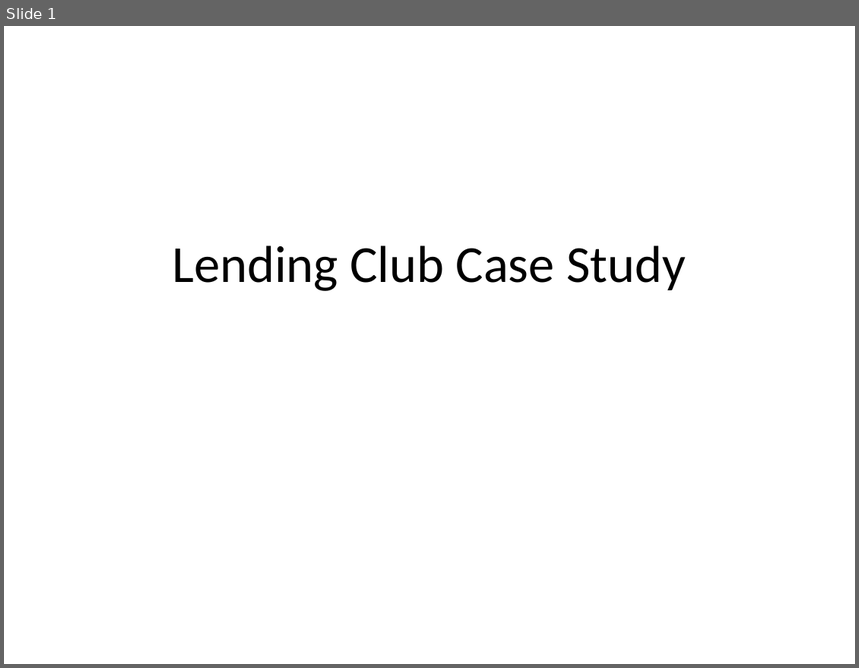
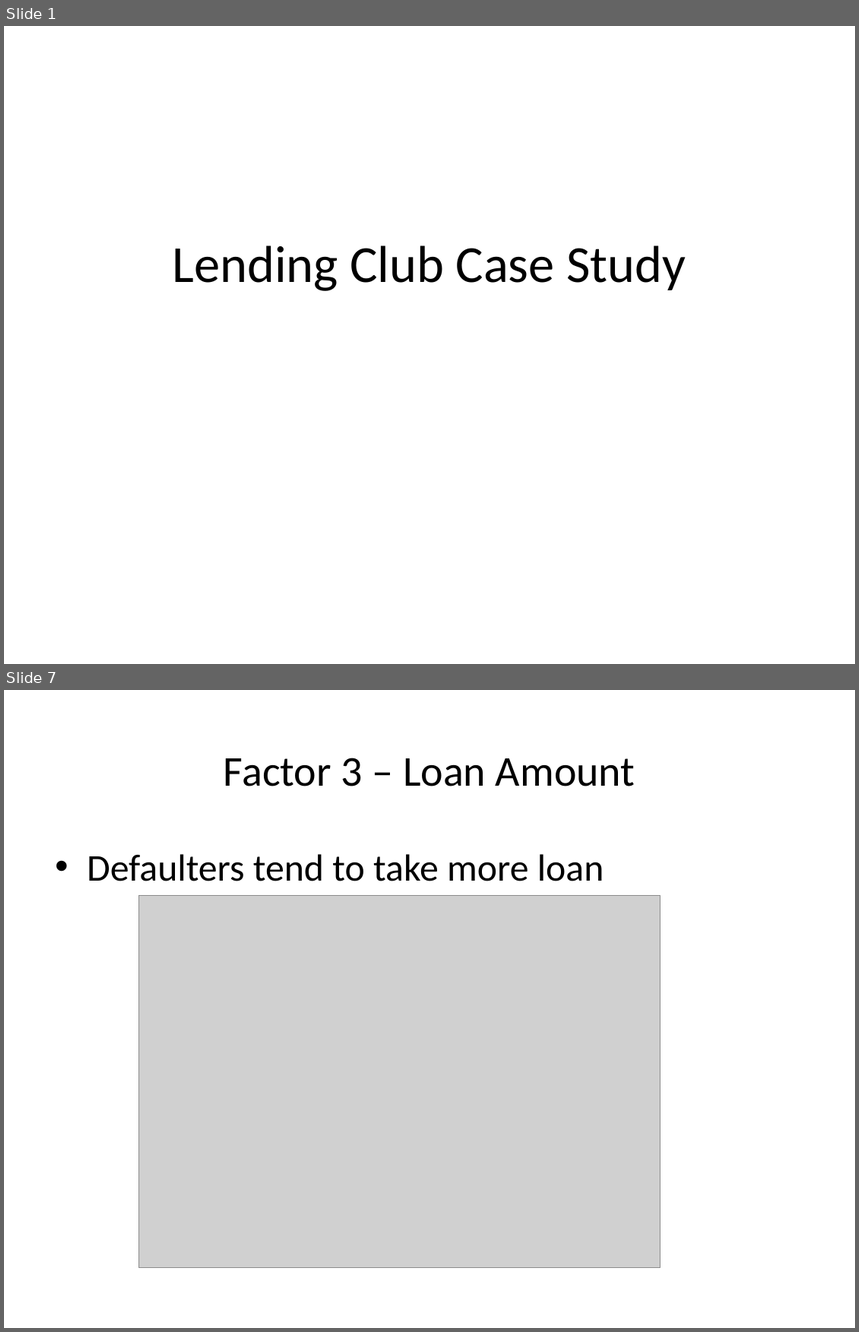
Before and after one commit to Gurupreet1111/LendingClubCaseStudy, a slide deck: Presentation.pptx. Shown one above the other, each under a label of ours: slide 1 before the commit, slides 1 and 7 after it; the slides between them are not shown. The pictures are 859x668 and 859x1332 pixels, drawn with LibreOffice and Linux fonts; fonts in the diff are those of the drawing; grey boxes stand for pictures. Boxes give left, top, right and bottom in pixels: in the first picture for what was removed or moved away, otherwise in the second. Text is boxed around its words. In the diff, an @@ line names an element or a change of style, - is before the commit and + after.

```diff
--- a/Presentation.pptx
+++ b/Presentation.pptx
@@ slide 7 added at box(4, 690, 855, 1328), background #FFFFFF @@
@@ title added at box(224, 758, 636, 787), 36 pt, text #000000 @@
+Factor 3 – Loan Amount
@@ text added at box(87, 854, 604, 882), 32 pt, text #000000 @@
+• Defaulters tend to take more loan
@@ picture added at box(139, 896, 659, 1269) @@
```
Also in this commit, not shown: 18 other slides added.
